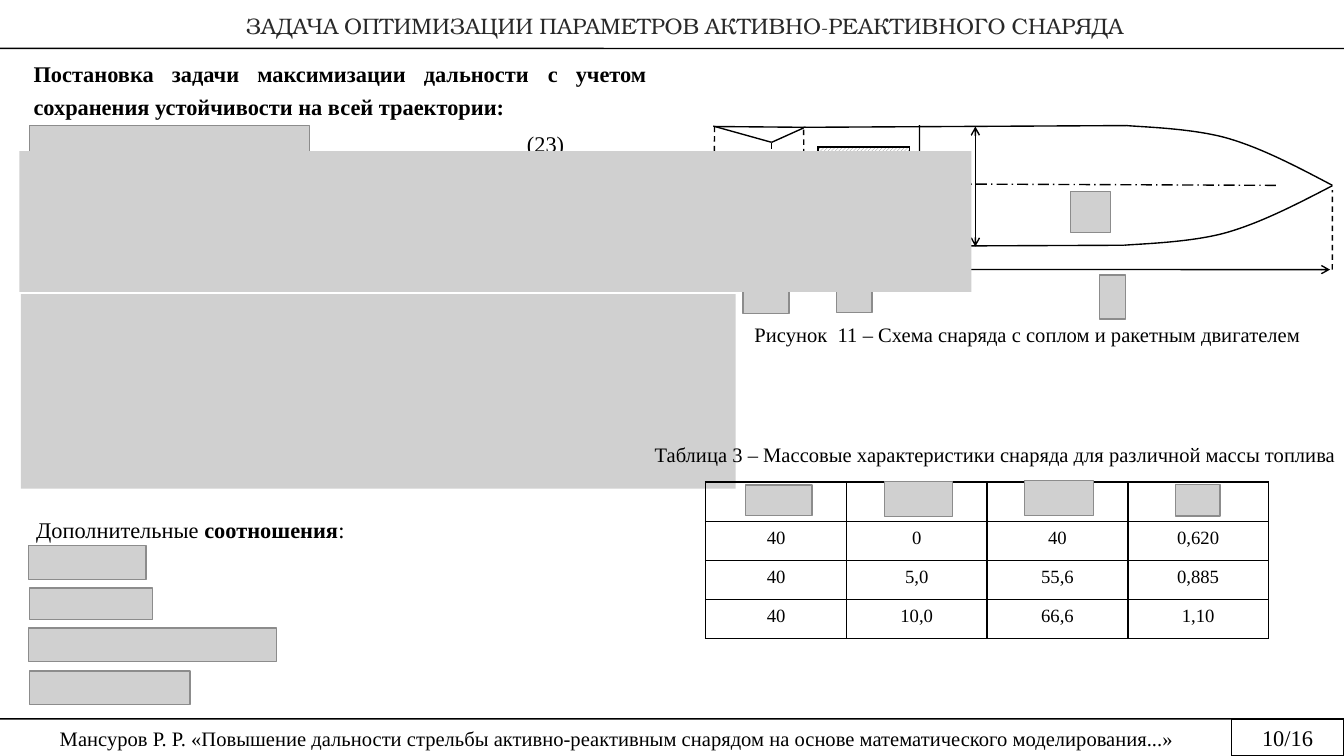
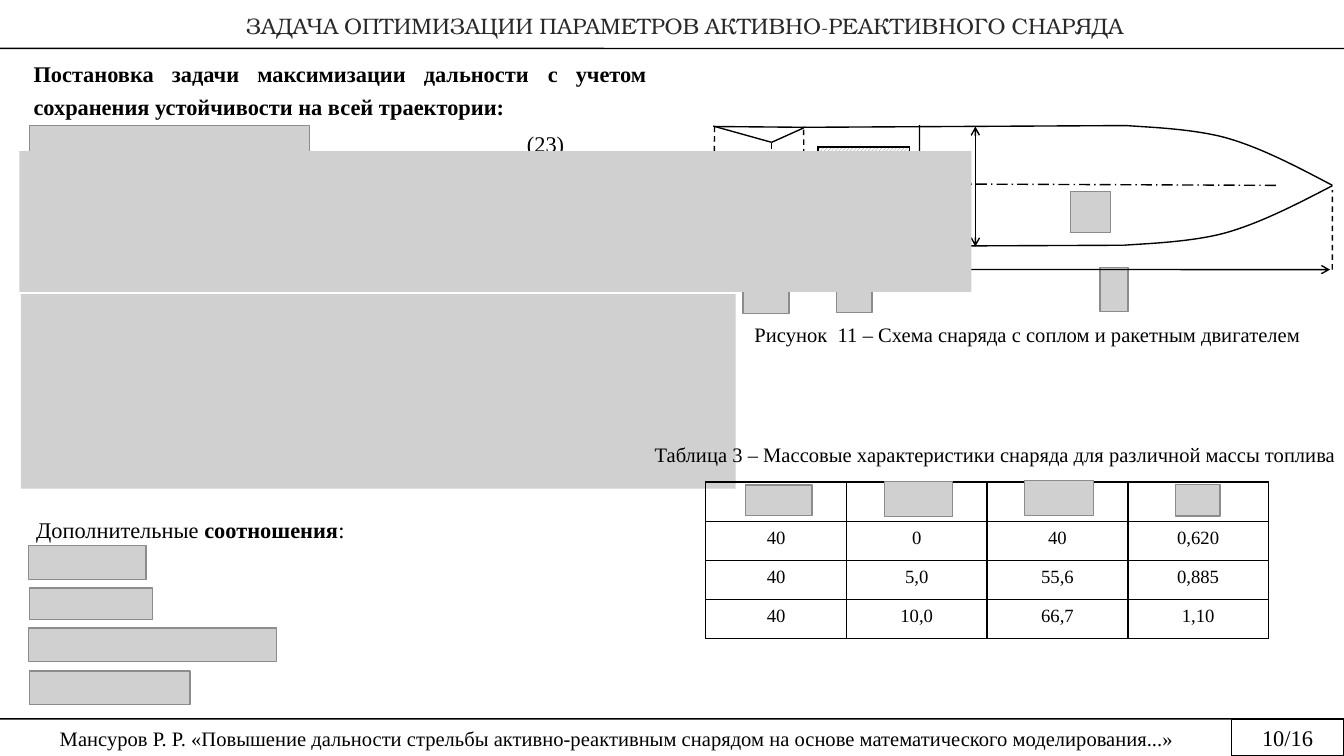
Before and after one commit to rustam-mansurov/cats, a slide deck: slide 10 of ВКР_Мансуров_РР_01.04.04.pptx. Drawn at 1344x756 pixels with LibreOffice and Linux fonts; fonts in the diff are those of the drawing; grey boxes stand for pictures; background and template pictures are left out. Boxes give left, top, right and bottom in pixels: in the first picture for what was removed or moved away, otherwise in the second. Text is boxed around its words. In the diff, an @@ line names an element or a change of style, - is before the commit and + after.

```diff
--- a/ВКР_Мансуров_РР_01.04.04.pptx
+++ b/ВКР_Мансуров_РР_01.04.04.pptx
@@ picture: place and size @@
-picture at <box>1099,274,1125,319</box>
+picture at <box>1101,267,1129,312</box>
@@ table at <box>706,482,1270,638</box> @@
-row 4, column 3: 66,6
+row 4, column 3: 66,7
```
Also in this commit, not shown: 5 other slides changed.
